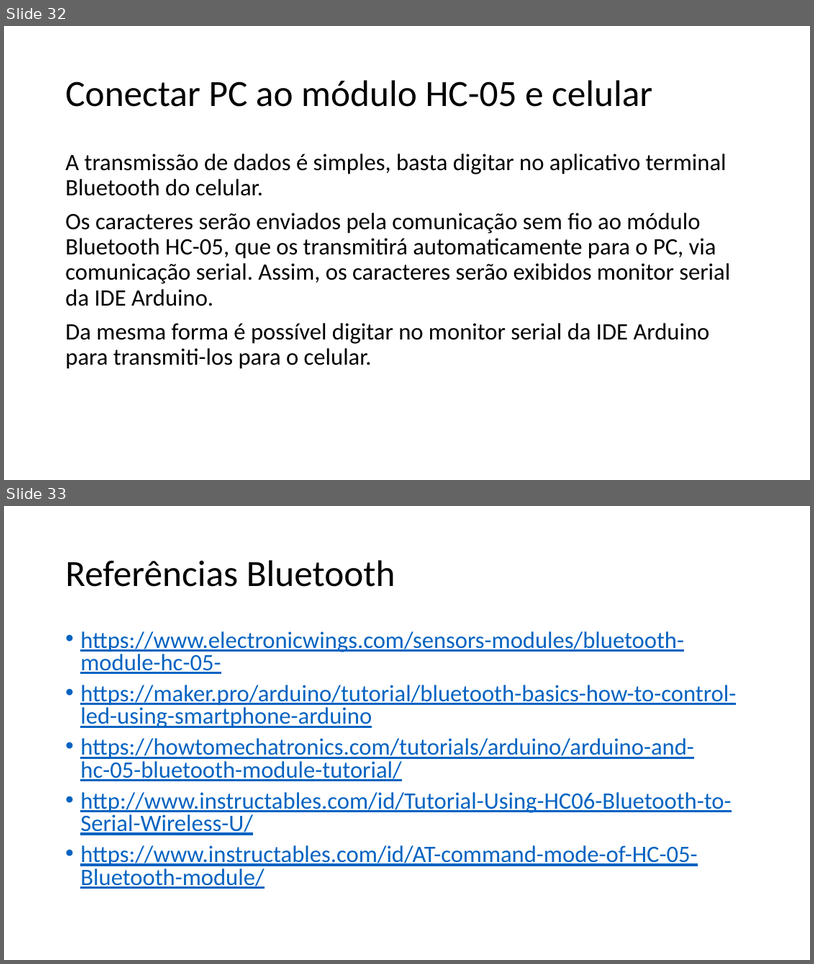
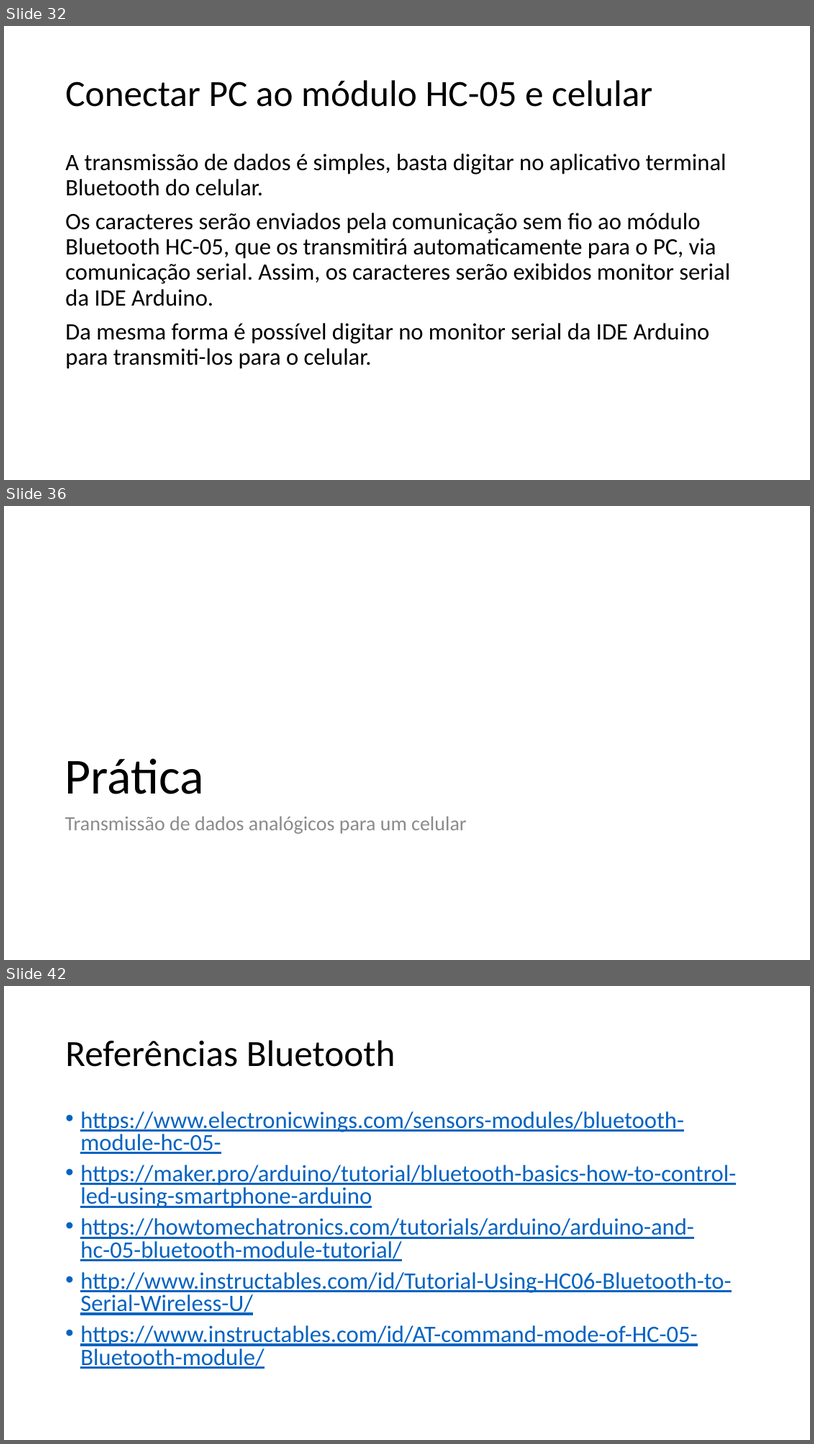
Before and after one commit to salmo-jr/public-slides, a slide deck: arduino-bluetooth.pptx. Shown one above the other, each under a label of ours: slides 32 and 33 before the commit, slides 32, 36 and 42 after it; the slides between them are not shown. The pictures are 814x964 and 814x1444 pixels, drawn with LibreOffice and Linux fonts; fonts in the diff are those of the drawing. Boxes give left, top, right and bottom in pixels: in the first picture for what was removed or moved away, otherwise in the second. Text is boxed around its words. In the diff, an @@ line names an element or a change of style, - is before the commit and + after.

Commit message:
inserção de slides de experimento com potenciômetro e referências para o sensor de temperatura LM35

```diff
--- a/arduino-bluetooth.pptx
+++ b/arduino-bluetooth.pptx
@@ slide 36 added at box(4, 506, 810, 960), background #FFFFFF @@
@@ title added at box(65, 758, 205, 794), 60 pt, text #000000 @@
+Prática
@@ text added at box(65, 816, 466, 834), 24 pt, text #8C8C8C @@
+Transmissão de dados analógicos para um celular
@@ what was slide 33 is now slide 42 @@
```
Also in this commit, not shown: 1 slide changed, 8 other slides added, 1 other file.
